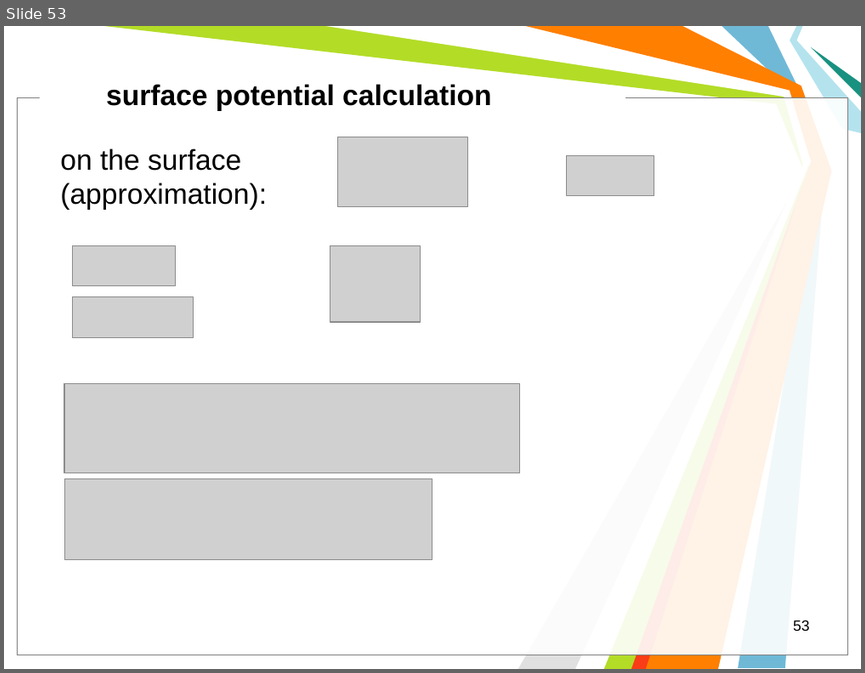
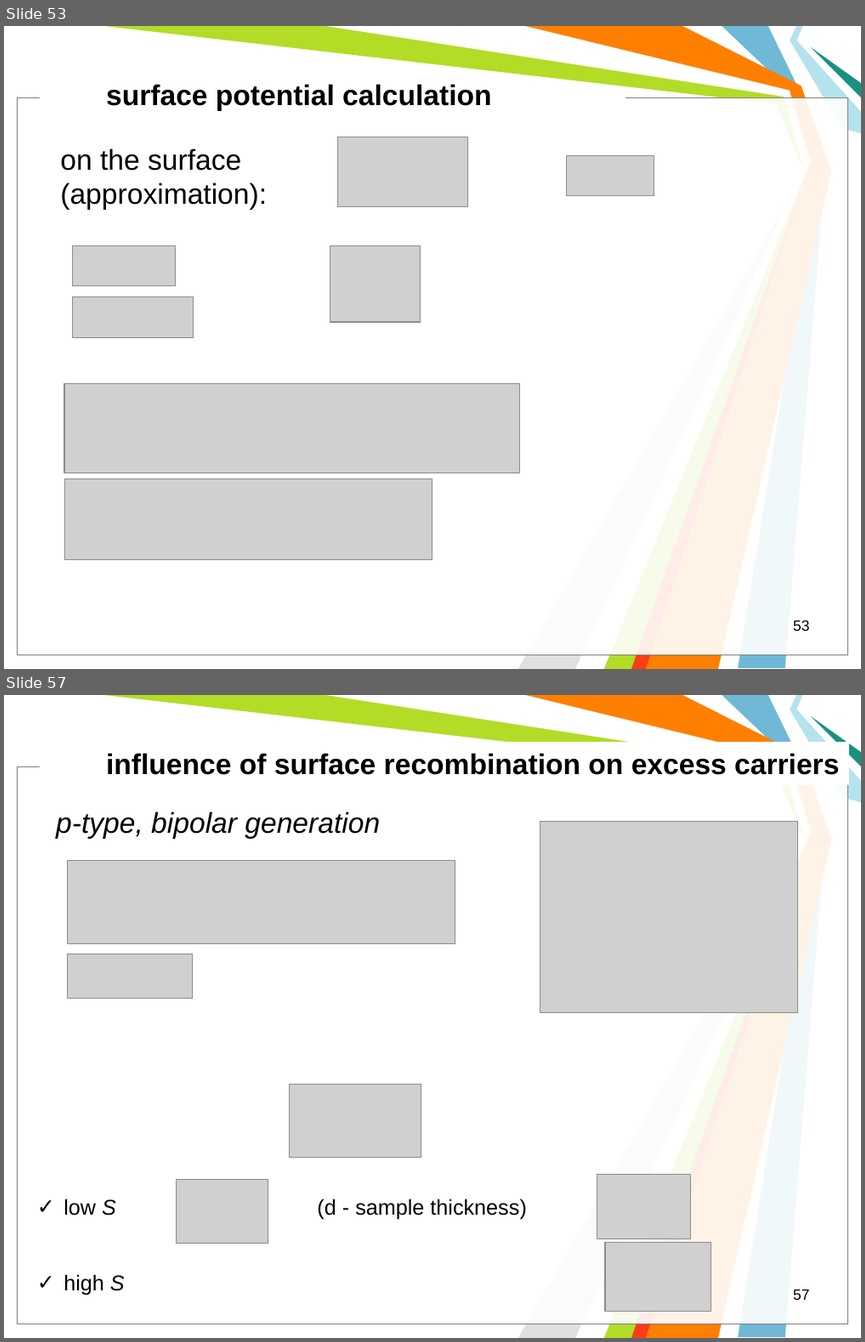
Before and after one commit to l432/NMK, a slide deck: Lecture/Photovoltaics/Photovoltaics2.ppt. Shown one above the other, each under a label of ours: slide 53 before the commit, slides 53 and 57 after it; the slides between them are not shown. The pictures are 865x673 and 865x1342 pixels, drawn with LibreOffice and Linux fonts; fonts in the diff are those of the drawing; grey boxes stand for pictures; background and template pictures are left out. Boxes give left, top, right and bottom in pixels: in the first picture for what was removed or moved away, otherwise in the second. Text is boxed around its words. In the diff, an @@ line names an element or a change of style, - is before the commit and + after.

```diff
--- a/Lecture/Photovoltaics/Photovoltaics2.ppt
+++ b/Lecture/Photovoltaics/Photovoltaics2.ppt
@@ slide 57 added at [4,695,861,1338], background #FFFFFF; not listed: 11 template elements that a slide beside it also shows @@
@@ text added at [106,753,839,775], 24 pt, text #000000, bold @@
+influence of surface recombination on excess carriers
@@ text added at [56,811,380,839], 24 pt, text #000000, italic @@
+p-type, bipolar generation
@@ picture added at [540,822,797,1013] @@
@@ picture added at [68,861,454,943] @@
@@ picture added at [68,953,193,998] @@
@@ picture added at [290,1084,420,1157] @@
@@ picture added at [597,1174,690,1238] @@
@@ text added at [64,1198,116,1215], 18 pt, text #000000 @@
+✓ low S
@@ picture added at [177,1179,268,1243] @@
@@ text added at [317,1198,526,1219], 18 pt, text #000000 @@
+(d - sample thickness)
@@ picture added at [605,1242,711,1311] @@
@@ text added at [64,1274,125,1295], 18 pt, text #000000 @@
+✓ high S
@@ page number added at [793,1289,809,1299], 12.5 pt, text #000000 @@
+57
```
Also in this commit, not shown: 5 slides changed, 5 other slides added.
